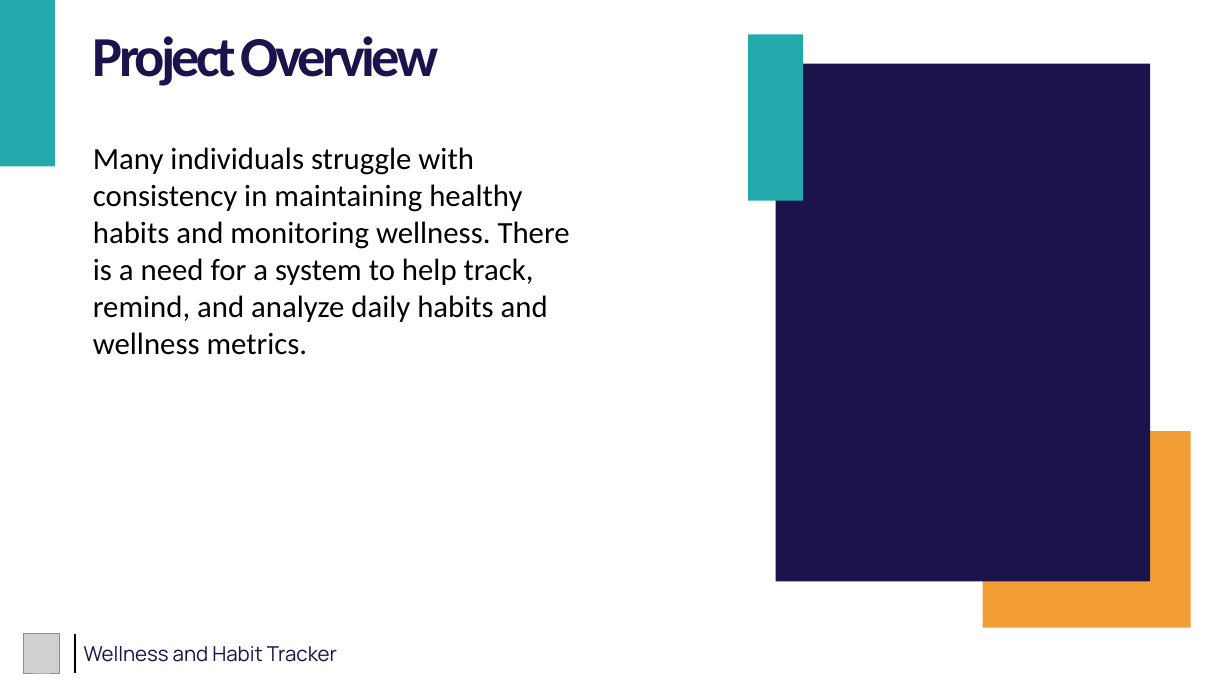
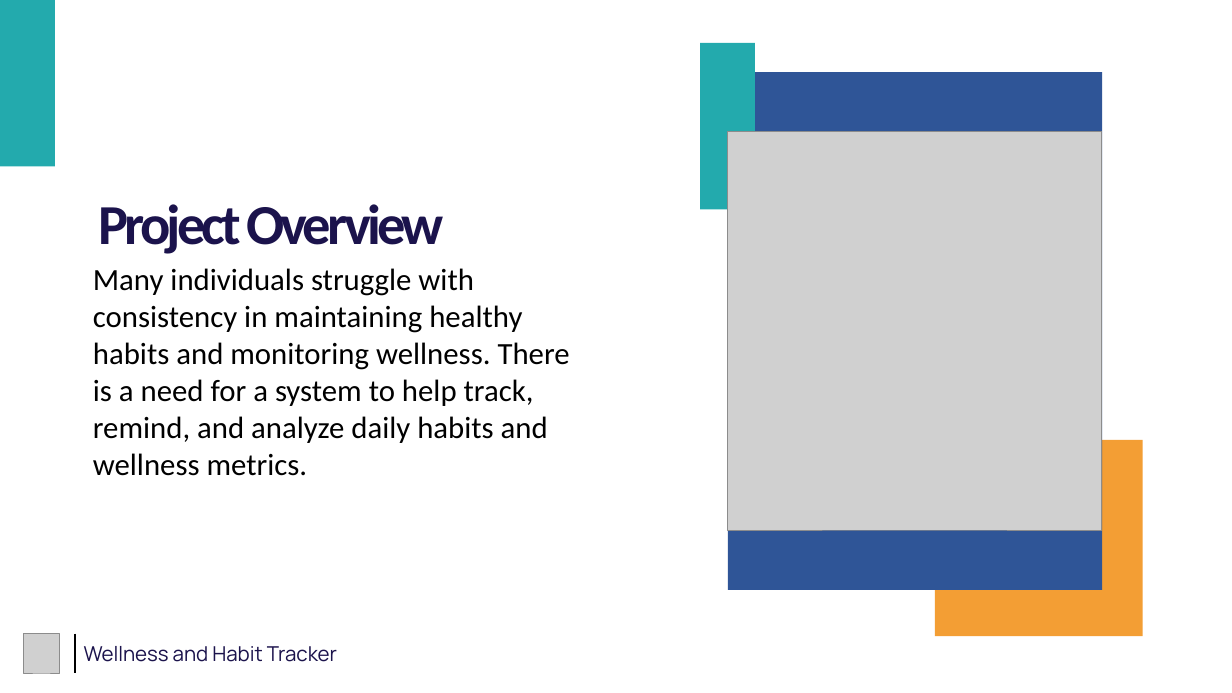
Before and after one commit to vaishnav2002-rma/wellness_habit_tracker, a slide deck: slide 2 of ZennialPro_Project_PPT.pptx. Drawn at 1232x693 pixels with LibreOffice and Linux fonts; fonts in the diff are those of the drawing; grey boxes stand for pictures. Boxes give left, top, right and bottom in pixels: in the first picture for what was removed or moved away, otherwise in the second. Text is boxed around its words. In the diff, an @@ line names an element or a change of style, - is before the commit and + after.

```diff
--- a/ZennialPro_Project_PPT.pptx
+++ b/ZennialPro_Project_PPT.pptx
@@ 3 rectangles: place and size @@
-3 rectangles at box(749, 34, 1191, 628)
+3 rectangles at box(701, 43, 1143, 636)
@@ rectangle at box(728, 72, 1103, 590): fill #1B134C to #2F5597 @@
@@ picture added at box(727, 132, 1102, 531) @@
@@ text "Project Overview": place and size @@
-text "Project Overview" at box(93, 36, 438, 86)
+text "Project Overview" at box(98, 204, 443, 254)
@@ text "Many individuals struggle with consistency ...": place and size @@
-text "Many individuals struggle with consistency ..." at box(93, 147, 570, 355)
+text "Many individuals struggle with consistency ..." at box(93, 268, 570, 476)
```
Also in this commit, not shown: 9 other slides changed, 2 slides added, 4 other files.
